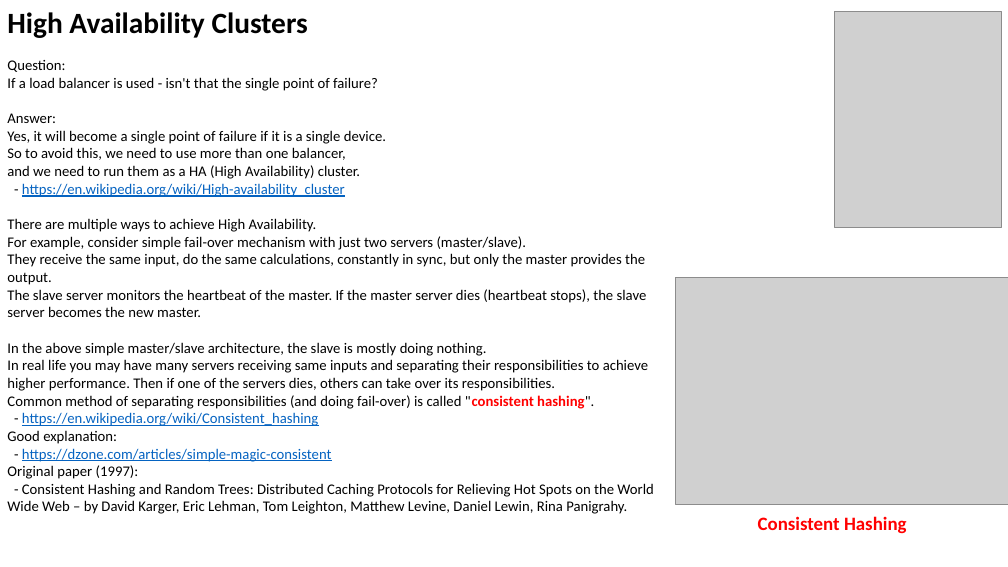
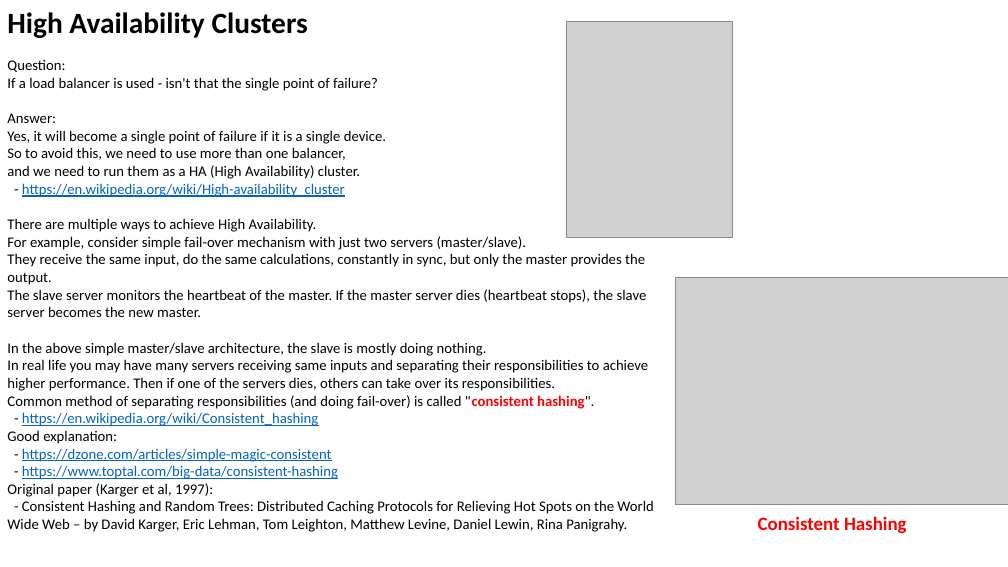
Before and after one commit to lselector/misc, a slide deck: slide 1 of High_Availability.pptx. Drawn at 1008x567 pixels with LibreOffice and Linux fonts; fonts in the diff are those of the drawing; grey boxes stand for pictures. Boxes give left, top, right and bottom in pixels: in the first picture for what was removed or moved away, otherwise in the second. Text is boxed around its words. In the diff, an @@ line names an element or a change of style, - is before the commit and + after.

```diff
--- a/High_Availability.pptx
+++ b/High_Availability.pptx
@@ picture: place and size @@
-picture at <box>835,11,1001,228</box>
+picture at <box>566,22,733,238</box>
@@ text at <box>7,465,338,497</box>: text changed; text colour #000000 to #0563C1 @@
-Original paper (1997):
+- https://www.toptal.com/big-data/consistent-hashing
+Original paper (Karger et al, 1997):
```
Also in this commit, not shown: 1 other slide changed, 1 other file.
